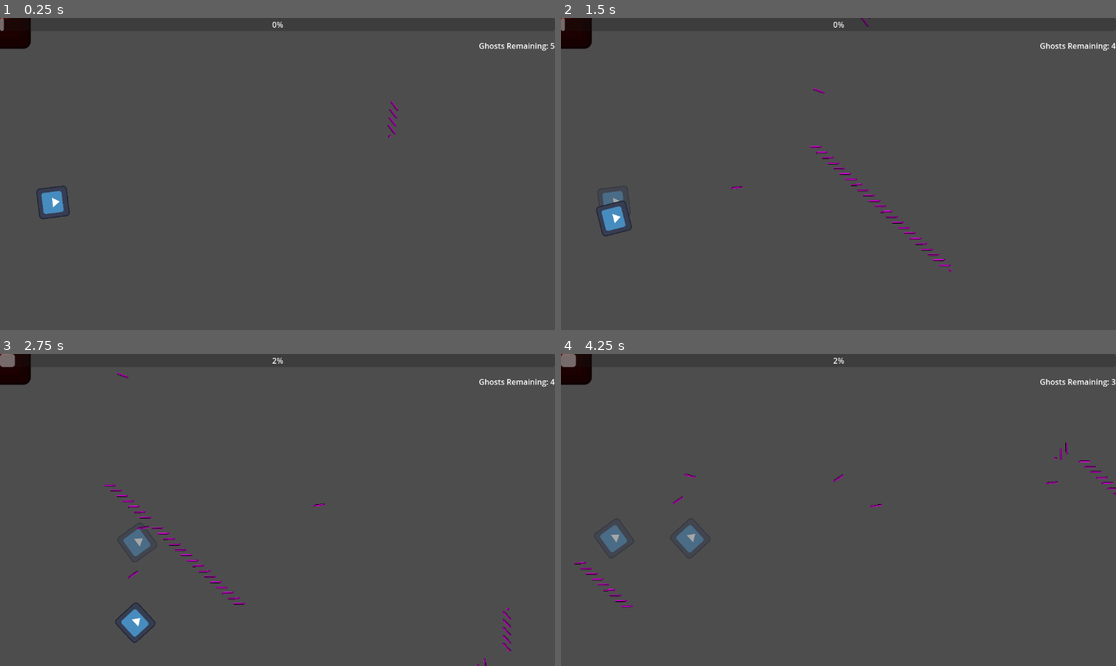
Above: before the commit, frames 1-4 (two rows, left to right).
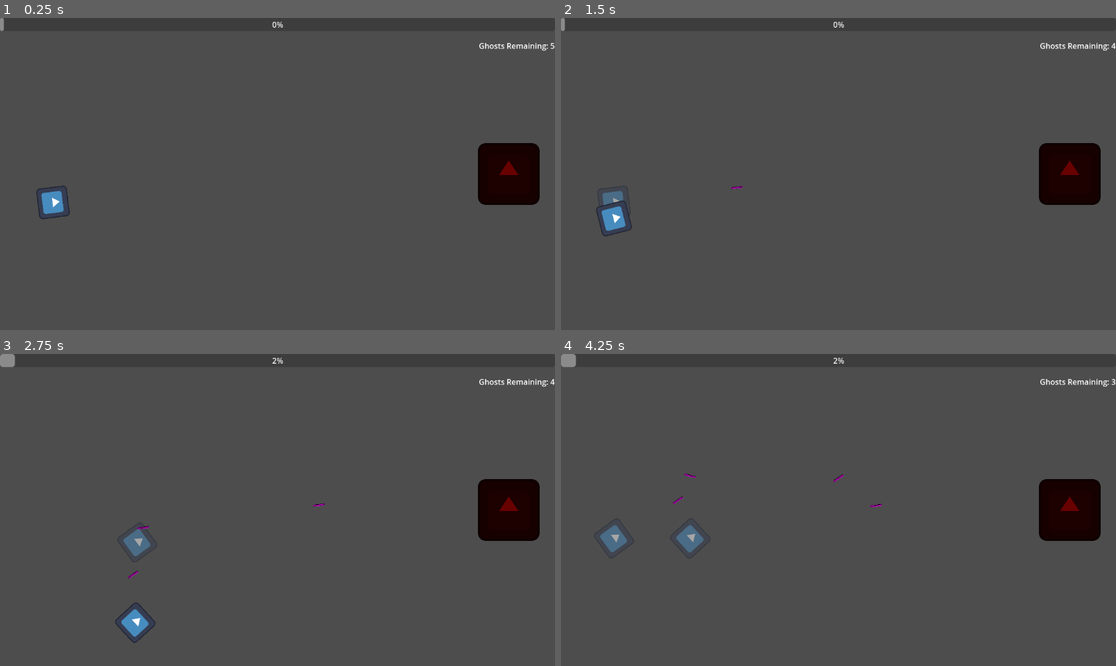
Above: after the commit, the same moments.

Repository: NovaTome/ntgamejam2025
Game: Godot game, scene res://Scenes/boss_room.tscn
Two runs of this game, one before a commit and one after it. Both use one fixed random seed, a clock stepped at 60 frames per second and the inputs below. This scene is started directly instead of the project's main scene. The engine's default icon, where the game draws it, is replaced by a stand-in: a white triangle on a blue panel in a dark square.
Inputs (mouse positions are in pixels of both pictures, inside the frame that each line leads up to):
- Up to frame 1 (0.25 s): no input
- Up to frame 2 (1.5 s): tap Enter at 0.5 s; move the mouse to (960, 158) at 0.52 s; hold D (right) 0.53-1.28 s; tap Space (fire) at 0.6 s; move the mouse to (727, 189) at 1.27 s; hold S (down) from 1.28 s (still down); tap X (spawn) at 1.35 s
- Up to frame 3 (2.75 s): move the mouse to (333, 441) at 2.02 s; release S (down) at 2.03 s; hold D (right) from 2.03 s (still down); tap Space (fire) at 2.1 s
- Up to frame 4 (4.25 s): move the mouse to (810, 572) at 2.77 s; release D (right) at 2.78 s; hold W (up) 2.78-3.53 s; tap X (spawn) at 2.85 s; move the mouse to (1005, 556) at 3.52 s; hold A (left) from 3.53 s (still down); tap Space (fire) at 3.6 s

The runs differ from the first frame. In frame 1, 2.8% of the frame differs, in the area x 0-98%, y 0-60%; in frame 2, 3.1%; in frame 3, 3.2%, in the area x 0-98%, y 0-100%; in frame 4, 3.0%.

Commit message:
Complete swirl attack

Diff:
--- a/Scenes/Entities/Attacks/swirl_attack.tscn
+++ b/Scenes/Entities/Attacks/swirl_attack.tscn
@@ -1,38 +1,19 @@
-[gd_scene load_steps=6 format=3 uid="uid://du0y8aanpwib0"]
+[gd_scene load_steps=4 format=3 uid="uid://du0y8aanpwib0"]
 
 [ext_resource type="PackedScene" uid="uid://dxtlhaoalm7os" path="res://Scenes/Entities/Attacks/bullet_source.tscn" id="1_eow5e"]
 [ext_resource type="Script" uid="uid://cybbyw5gkg1di" path="res://Scripts/Attacks/swirl_attack.gd" id="1_gum0f"]
 [ext_resource type="PackedScene" uid="uid://b3ifmidv1nnnd" path="res://Scenes/Entities/projectile.tscn" id="2_gum0f"]
 
-[sub_resource type="Curve2D" id="Curve2D_lshpw"]
-_data = {
-"points": PackedVector2Array(0, 0, 0, 0, 0, 0, 0, 0, 0, 0, -44, 33, 0, 0, 0, 0, -40, 304, 0, 0, 0, 0, 23, 357, 0, 0, 0, 0, 160, 358, 0, 0, 0, 0, 211, 310, 0, 0, 0, 0, 209, -2, 0, 0, 0, 0, 0, 0)
-}
-point_count = 8
-
-[sub_resource type="PlaceholderTexture2D" id="PlaceholderTexture2D_gum0f"]
-size = Vector2(5, 5)
-
 [node name="SwirlAttack" type="Node2D"]
 script = ExtResource("1_gum0f")
 
-[node name="Path2D" type="Path2D" parent="."]
-curve = SubResource("Curve2D_lshpw")
+[node name="Timer" type="Timer" parent="."]
+wait_time = 0.1
+autostart = true
 
-[node name="PathFollow2D" type="PathFollow2D" parent="Path2D"]
-rotation = 2.49809
-
-[node name="BulletSource" parent="Path2D/PathFollow2D" instance=ExtResource("1_eow5e")]
-rotation = 1.5708
+[node name="BulletSource" parent="." instance=ExtResource("1_eow5e")]
+rotation = 3.14159
 projectile = ExtResource("2_gum0f")
 group = "SwirlAttack"
 
-[node name="Test" type="Sprite2D" parent="Path2D/PathFollow2D"]
-rotation = -2.49809
-texture = SubResource("PlaceholderTexture2D_gum0f")
-
-[node name="Timer" type="Timer" parent="."]
-wait_time = 0.05
-autostart = true
-
 [connection signal="timeout" from="Timer" to="." method="_on_timer_timeout"]
--- a/Scenes/boss_room.tscn
+++ b/Scenes/boss_room.tscn
@@ -7,7 +7,6 @@
 [ext_resource type="PackedScene" uid="uid://by48x72g25wal" path="res://Scenes/Entities/Enemies/boss_enemy.tscn" id="5_l7on7"]
 [ext_resource type="Script" uid="uid://dm305gi7va2nd" path="res://Scripts/Managers/bullet_manager.gd" id="5_q04ek"]
 [ext_resource type="Script" uid="uid://db2p011nid3sd" path="res://Scripts/Managers/sound_manager.gd" id="7_bnrw0"]
-[ext_resource type="PackedScene" uid="uid://du0y8aanpwib0" path="res://Scenes/Entities/Attacks/swirl_attack.tscn" id="8_djbyv"]
 
 [node name="BossRoom" type="Node2D"]
 script = ExtResource("1_bnrw0")
@@ -21,7 +20,6 @@
 [node name="GUI" parent="SelfManagement" instance=ExtResource("4_b2mui")]
 
 [node name="BossEnemy" parent="SelfManagement" instance=ExtResource("5_l7on7")]
-process_mode = 4
 phase = 1
 
 [node name="BulletManager" type="Node2D" parent="."]
@@ -29,6 +27,3 @@
 
 [node name="SoundManager" type="Node" parent="."]
 script = ExtResource("7_bnrw0")
-
-[node name="SwirlAttack" parent="." instance=ExtResource("8_djbyv")]
-position = Vector2(845, 218)
--- a/Scenes/main_game.tscn
+++ b/Scenes/main_game.tscn
@@ -6,6 +6,21 @@
 [ext_resource type="PackedScene" uid="uid://ciq371u7ni228" path="res://Scenes/UI/gui.tscn" id="4_18r40"]
 [ext_resource type="Script" uid="uid://dm305gi7va2nd" path="res://Scripts/Managers/bullet_manager.gd" id="5_6y7pd"]
 [ext_resource type="PackedScene" uid="uid://by48x72g25wal" path="res://Scenes/Entities/Enemies/boss_enemy.tscn" id="6_bb2iq"]
+
+[sub_resource type="Animation" id="Animation_73nn6"]
+length = 0.001
+tracks/0/type = "value"
+tracks/0/imported = false
+tracks/0/enabled = true
+tracks/0/path = NodePath(".:offset")
+tracks/0/interp = 1
+tracks/0/loop_wrap = true
+tracks/0/keys = {
+"times": PackedFloat32Array(0),
+"transitions": PackedFloat32Array(1),
+"update": 0,
+"values": [Vector2(0, 0)]
+}
 
 [sub_resource type="Animation" id="Animation_6y7pd"]
 resource_name = "camera_shake"
@@ -24,25 +39,37 @@
 "values": [Vector2(0, 0), Vector2(-15, 0), Vector2(15, 0), Vector2(0, 0)]
 }
 
-[sub_resource type="Animation" id="Animation_73nn6"]
+[sub_resource type="AnimationLibrary" id="AnimationLibrary_r0mdn"]
+_data = {
+&"RESET": SubResource("Animation_73nn6"),
+&"camera_shake": SubResource("Animation_6y7pd")
+}
+
+[sub_resource type="Animation" id="Animation_18r40"]
 length = 0.001
 tracks/0/type = "value"
 tracks/0/imported = false
 tracks/0/enabled = true
-tracks/0/path = NodePath(".:offset")
+tracks/0/path = NodePath("SelfManagement:process_mode")
 tracks/0/interp = 1
 tracks/0/loop_wrap = true
 tracks/0/keys = {
 "times": PackedFloat32Array(0),
 "transitions": PackedFloat32Array(1),
-"update": 0,
-"values": [Vector2(0, 0)]
+"update": 1,
+"values": [4]
 }
-
-[sub_resource type="AnimationLibrary" id="AnimationLibrary_r0mdn"]
-_data = {
-&"RESET": SubResource("Animation_73nn6"),
-&"camera_shake": SubResource("Animation_6y7pd")
+tracks/1/type = "value"
+tracks/1/imported = false
+tracks/1/enabled = true
+tracks/1/path = NodePath("Camera2D:enabled")
+tracks/1/interp = 1
+tracks/1/loop_wrap = true
+tracks/1/keys = {
+"times": PackedFloat32Array(0),
+"transitions": PackedFloat32Array(1),
+"update": 1,
+"values": [true]
 }
 
 [sub_resource type="Animation" id="Animation_bb2iq"]
@@ -81,33 +108,6 @@
 tracks/2/keys = {
 "clips": PackedStringArray("camera_shake", "[stop]"),
 "times": PackedFloat32Array(0.5, 2.5)
-}
-
-[sub_resource type="Animation" id="Animation_18r40"]
-length = 0.001
-tracks/0/type = "value"
-tracks/0/imported = false
-tracks/0/enabled = true
-tracks/0/path = NodePath("SelfManagement:process_mode")
-tracks/0/interp = 1
-tracks/0/loop_wrap = true
-tracks/0/keys = {
-"times": PackedFloat32Array(0),
-"transitions": PackedFloat32Array(1),
-"update": 1,
-"values": [4]
-}
-tracks/1/type = "value"
-tracks/1/imported = false
-tracks/1/enabled = true
-tracks/1/path = NodePath("Camera2D:enabled")
-tracks/1/interp = 1
-tracks/1/loop_wrap = true
-tracks/1/keys = {
-"times": PackedFloat32Array(0),
-"transitions": PackedFloat32Array(1),
-"update": 1,
-"values": [true]
 }
 
 [sub_resource type="AnimationLibrary" id="AnimationLibrary_18r40"]
--- a/Scripts/Attacks/swirl_attack.gd
+++ b/Scripts/Attacks/swirl_attack.gd
@@ -1,10 +1,9 @@
 extends Node2D
 class_name SwirlAttack
 
-@onready var path_follow_2d: PathFollow2D = $Path2D/PathFollow2D
-@onready var bullet_source: BulletSource = $Path2D/PathFollow2D/BulletSource
-
+@onready var bullet_source: BulletSource = $BulletSource
 
 func _on_timer_timeout() -> void:
 	bullet_source.fire()
-	path_follow_2d.progress_ratio+=0.01
+	bullet_source.global_rotation = wrapf(bullet_source.global_rotation-PI/16,PI/2,3*PI/2)
+	# I would like to make this so that it goes back and forth instead of snapping back to the top
Not shown: 1 places in Scenes/boss_room.tscn that only renumber resources
